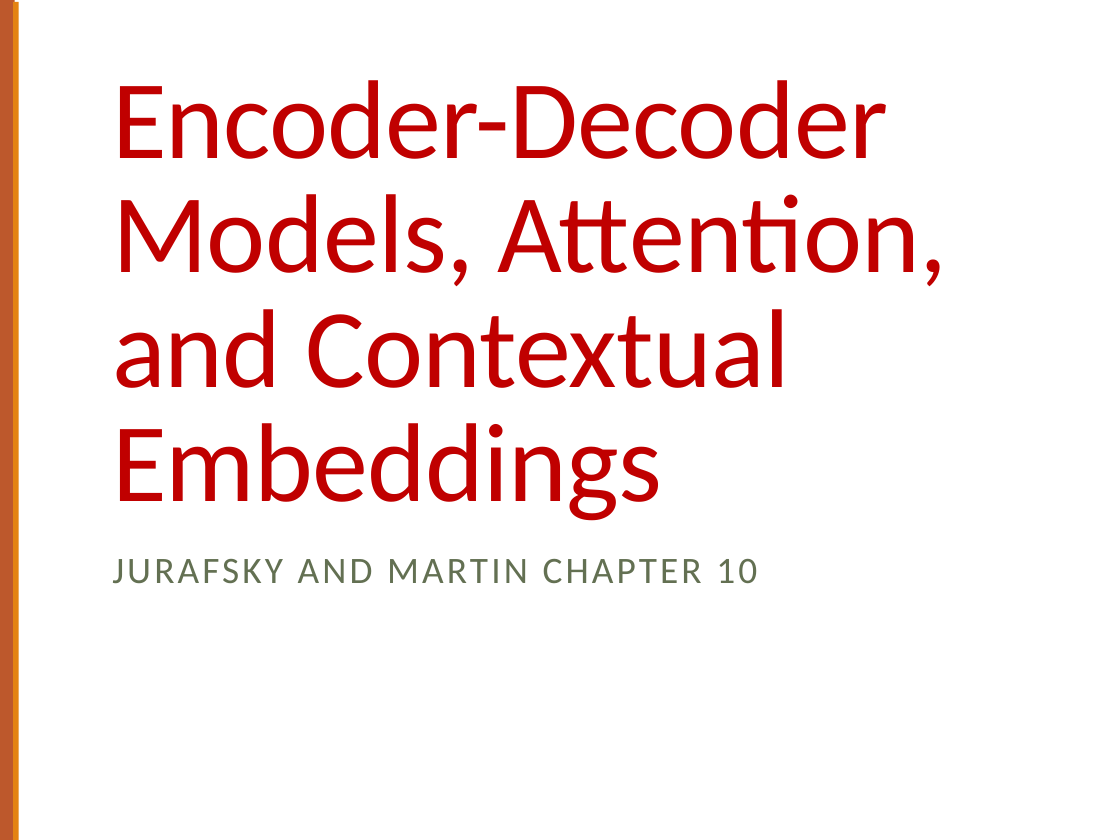
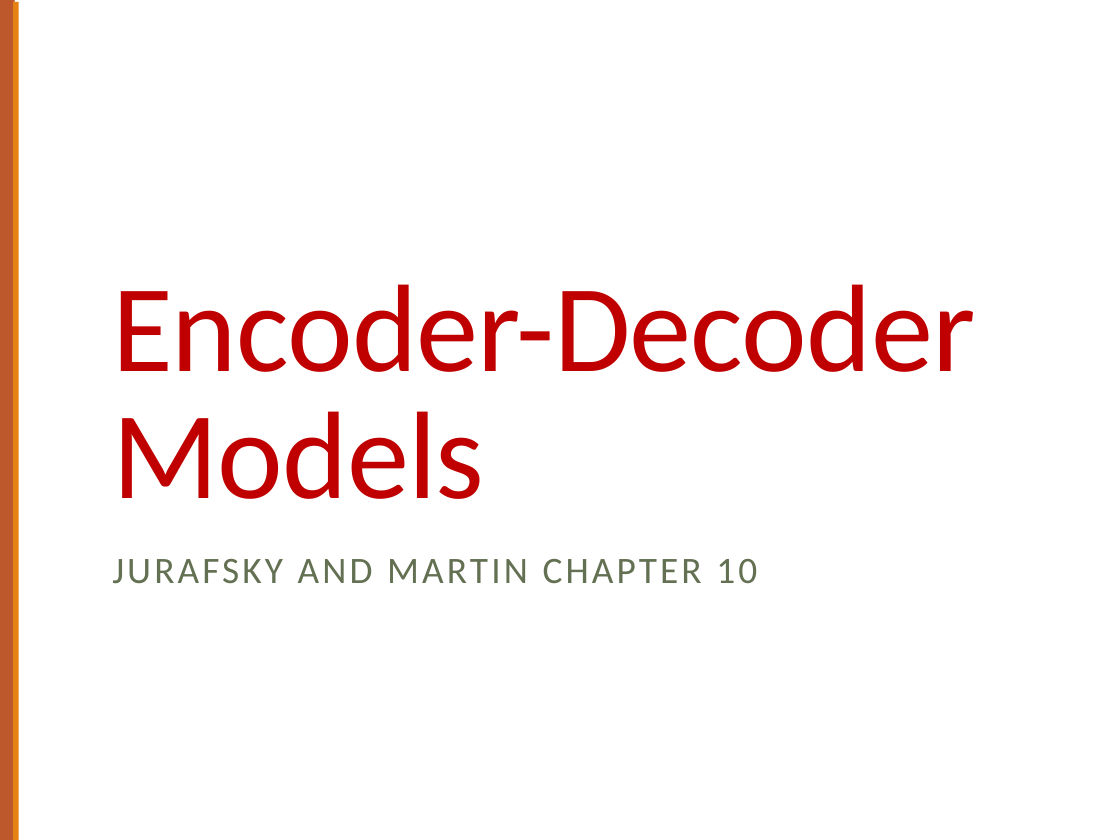
Before and after one commit to computational-linguistics-class/computational-linguistics-class.github.io, a slide deck: slide 1 of slides/18-encoder-decoder-models.pptx. Drawn at 1120x840 pixels with LibreOffice and Linux fonts; fonts in the diff are those of the drawing. Boxes give left, top, right and bottom in pixels: in the first picture for what was removed or moved away, otherwise in the second. Text is boxed around its words. In the diff, an @@ line names an element or a change of style, - is before the commit and + after.

```diff
--- a/slides/18-encoder-decoder-models.pptx
+++ b/slides/18-encoder-decoder-models.pptx
@@ title at box(112, 284, 976, 499): text changed; size 72 to 80 pt @@
-Encoder-Decoder Models, Attention,
-and Contextual Embeddings
+Encoder-Decoder Models
```
Also in this commit, not shown: 4 other slides changed, 20 slides added, 2 other files.
